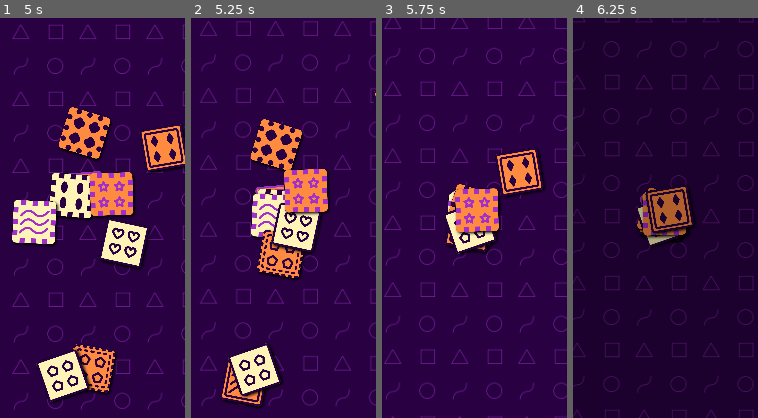
Above: before the commit, frames 1-4 (left to right).
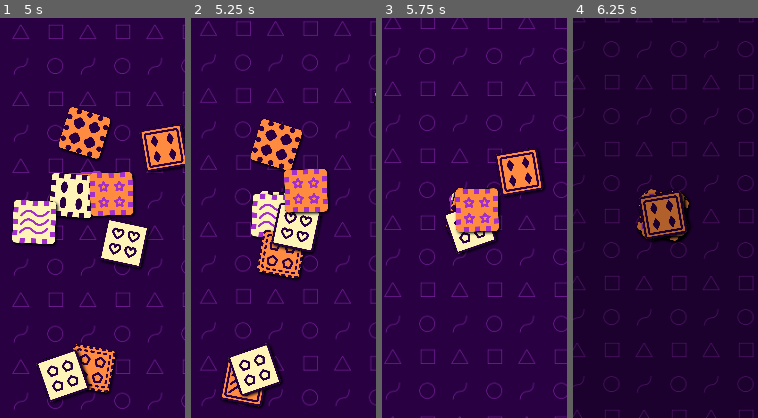
Above: after the commit, the same moments.

Repository: magopian/rummager
Game: Godot game, scene res://start_menu.tscn
Two runs of this game, one before a commit and one after it. Both use one fixed random seed, a clock stepped at 60 frames per second and the inputs below. Sound files missing from this copy of the repository are replaced by a short silence.
Inputs (mouse positions are % of the whole screen's width and height, from its top left):
- Up to frame 1 (5 s): click "START" at 0.5 s; click (50, 50) at 1.27 s; click (11, 5) at 2 s; click "START" at 2.75 s; click "Let's go!" at 3.5 s; click (89, 5) at 4.25 s
- Up to frame 2 (5.25 s): click (89, 5) at 5 s
- Up to frame 3 (5.75 s): no input
- Up to frame 4 (6.25 s): click (89, 5) at 5.75 s
The pictures show only the part of the screen within x 26-76%, y 25-75%; the shares and areas given below are measured in that part.

Frame 1 is identical in both runs. In frame 2, 0.3% of the frame differs, in the area x 34-51%, y 41-45%; in frame 3, 0.4%; in frame 4, 2.3%, in the area x 34-66%, y 42-58%.

Commit message:
Make sure we can't press multiple times on a button, to prevent bugs

Diff:
--- a/game.gd
+++ b/game.gd
@@ -113,6 +113,7 @@
 
 
 func _on_menu_button_pressed() -> void:
+	menu_button.pressed.disconnect(_on_menu_button_pressed)
 	fade_transition.fade_to_file("res://start_menu.tscn")
 
 
@@ -123,11 +124,14 @@
 
 
 func _on_shuffle_clicked() -> void:
+	shuffle_button.pressed.disconnect(_on_shuffle_clicked)
 	await unshuffle().finished
 	fade_transition.fade_to_file("res://game.tscn", sound_shuffle)
 
 
 func _on_lets_go_button_pressed() -> void:
+	pick_me_canvas_layer.button_pressed.disconnect(_on_lets_go_button_pressed)
+	lets_go_button.button_pressed.disconnect(_on_lets_go_button_pressed)
 	play_sound(sound_shuffle)
 	Global.slide_off_screen(level_label, 0.15)
 	Global.slide_off_screen(explanation, 0.15)
